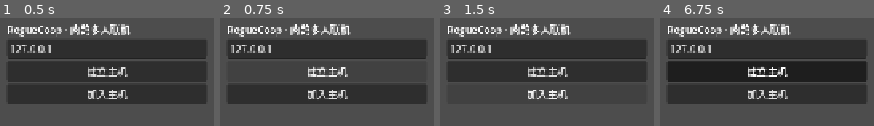
Above: before the commit, frames 1-4 (left to right).
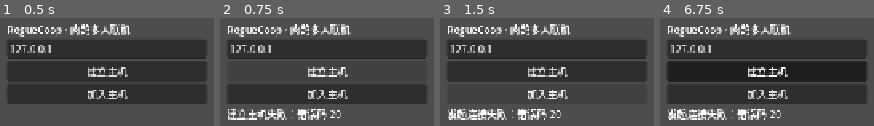
Above: after the commit, the same moments.

Repository: kiony6/roguecoop-trae
Game: Godot game, scene res://scenes/main.tscn
Two runs of this game, one before a commit and one after it. Both use one fixed random seed, a clock stepped at 60 frames per second and the inputs below.
Inputs (mouse positions are in pixels of both pictures, inside the frame that each line leads up to):
- Up to frame 1 (0.5 s): no input
- Up to frame 2 (0.75 s): click "建立主机" at 0.5 s
- Up to frame 3 (1.5 s): click "加入主机" at 1.25 s
- Up to frame 4 (6.75 s): tap Enter at 2, 3.5, 5 s; move the mouse to (outside the picture) at 2.02 s; hold D (move_right) 2.03-2.78 s; hold K (dash) 2.03-2.78 s; click (outside the picture) at 2.17 s; tap Space at 2.75, 4.25, 5.75 s; move the mouse to (outside the picture) at 2.77 s; hold S (move_down) 2.78-3.53 s; tap J (fire) at 2.85, 4.35, 5.85 s; move the mouse to (outside the picture) at 3.52 s; hold D (move_right) 3.53-4.28 s; hold K (dash) 3.53-4.28 s; move the mouse to (outside the picture) at 4.27 s; hold W (move_up) 4.28-5.03 s; click (outside the picture) at 4.42 s; move the mouse to (outside the picture) at 5.02 s; hold K (dash) 5.03-5.78 s; hold A (move_left) 5.03-6.53 s; move the mouse to (outside the picture) at 5.77 s; move the mouse to (807, 72) at 6.52 s; hold S (move_down) from 6.53 s (still down); hold K (dash) from 6.53 s (still down); click (807, 72) at 6.67 s

Frame 1 is identical in both runs. In frame 2, 2.9% of the frame differs, in the area x 3-57%, y 84-95%; in frame 3, 3.3%; in frame 4, 3.3%.
Error before the commit: Parse Error: Invalid argument for "encode_snapshot()" function: argument 2 should be "Dictionary" but is "Array". (res://autoload/net.gd:180)

Commit message:
feat(net): world_state 加队伍元数据；升级与结算走可靠 RPC

Diff:
--- a/autoload/net.gd
+++ b/autoload/net.gd
@@ -6,7 +6,10 @@
 signal player_joined(player_id: int)
 signal player_left(player_id: int)
 signal input_received(player_id: int)
-signal world_state(tick: int, players: Array, enemies: Array, loot: Array)
+signal world_state(tick: int, meta: Dictionary, players: Array, enemies: Array, loot: Array)
+signal upgrade_offer(choices: PackedInt32Array)
+signal player_upgrade(player_id: int, card_id: int)
+signal run_over(won: bool, stats: Dictionary)
 signal connected_ok(local_id: int)
 signal connection_failed
 signal disconnected
@@ -26,6 +29,7 @@
 var _send_accum := 0.0
 var _snap_accum := 0.0
 var _known_peers: Array = []
+var _run_over_sent := false
 
 
 func _ready() -> void:
@@ -59,6 +63,7 @@
 	multiplayer.multiplayer_peer = peer
 	_host.reset()
 	_known_peers.clear()
+	_run_over_sent = false
 	mode = Mode.HOST
 	local_id = 1
 	_send_accum = 0.0
@@ -91,6 +96,7 @@
 	multiplayer.multiplayer_peer = peer
 	_client.reset()
 	_known_peers.clear()
+	_run_over_sent = false
 	mode = Mode.CLIENT
 	local_id = 0
 	_send_accum = 0.0
@@ -123,6 +129,14 @@
 		_client.pending_buttons = buttons
 
 
+func send_upgrade_pick(card_id: int) -> void:
+	if mode == Mode.CLIENT:
+		_rpc_upgrade_pick.rpc_id(1, card_id)
+	elif mode == Mode.HOST:
+		if _host.apply_choice(1, card_id):
+			player_upgrade.emit(1, card_id)
+
+
 func _read_local_move() -> Vector2:
 	return Input.get_vector("move_left", "move_right", "move_up", "move_down")
 
@@ -144,11 +158,19 @@
 		# 主机本地玩家的输入在这里采样：不依赖场景树中是否恰好存在玩家节点
 		_host.local_move = _read_local_move()
 		_host.local_buttons = _read_buttons()
-		_host.physics_step(delta)
+		if not _host.run_over:
+			_host.physics_step(delta)
 		# 本机渲染每物理帧刷新（60Hz），直连完整权威状态
 		world_state.emit(
-			_host.tick, _host.player_states(), _host.enemy_states(), _host.loot_states()
+			_host.tick,
+			_host.meta(),
+			_host.player_states(),
+			_host.enemy_states(),
+			_host.loot_states()
 		)
+		if not _host.run_over:
+			_offer_to_players()
+			_check_run_over()
 		_snap_accum += delta
 		if _snap_accum >= 1.0 / float(Protocol.SNAPSHOT_RATE):
 			_snap_accum = 0.0
@@ -165,7 +187,34 @@
 			)
 
 
+func _offer_to_players() -> void:
+	for peer in _host.peer_ids():
+		var choices := _host.pending_offer(peer)
+		if choices.is_empty():
+			continue
+		var packed := PackedInt32Array(choices)
+		if peer == 1:
+			upgrade_offer.emit(packed)
+		else:
+			_rpc_upgrade_offer.rpc_id(peer, packed)
+
+
+func _check_run_over() -> void:
+	if _host.run_over and not _run_over_sent:
+		_run_over_sent = true
+		var stats := _host.stats()
+		run_over.emit(_host.won, stats)
+		_rpc_run_over.rpc(
+			_host.won,
+			int(stats["kills"]),
+			int(stats["level"]),
+			int(stats["boss_kills"]),
+			float(stats["seconds"])
+		)
+
+
 func _send_snapshots() -> void:
+	var meta := _host.meta()
 	var players := _host.player_states()
 	var enemies := _host.enemy_states()
 	var loot := _host.loot_states()
@@ -177,7 +226,7 @@
 		var center: Vector2 = _host.players[peer]["pos"]
 		var culled_enemies := AoI.cull(center, AoI.AOI_RADIUS, enemies)
 		var culled_loot := AoI.cull(center, AoI.AOI_RADIUS, loot)
-		var payload := Protocol.encode_snapshot(_host.tick, players, culled_enemies, culled_loot)
+		var payload := Protocol.encode_snapshot(_host.tick, meta, players, culled_enemies, culled_loot)
 		_rpc_snapshot.rpc_id(peer, _host.tick, payload)
 	_host.snapshot_count += 1
 
@@ -226,6 +275,7 @@
 
 # ---------------- RPC ----------------
 
+
 @rpc("any_peer", "call_remote", "unreliable_ordered", 1)
 func _rpc_input(_tick_in: int, payload: PackedByteArray) -> void:
 	if mode != Mode.HOST:
@@ -246,8 +296,9 @@
 		return
 	var snap := Protocol.decode_snapshot(payload)
 	_client.last_snapshot_tick = snap["tick"]
+	_client.last_meta = snap["meta"]
 	_client.last_players = snap["players"]
-	world_state.emit(snap["tick"], snap["players"], snap["enemies"], snap["loot"])
+	world_state.emit(snap["tick"], snap["meta"], snap["players"], snap["enemies"], snap["loot"])
 
 
 @rpc("authority", "call_remote", "reliable", 0)
@@ -265,3 +316,30 @@
 		if not ids.has(id):
 			_known_peers.erase(id)
 			player_left.emit(id)
+
+
+@rpc("authority", "call_remote", "reliable", 0)
+func _rpc_upgrade_offer(choices: PackedInt32Array) -> void:
+	if mode != Mode.CLIENT:
+		return
+	upgrade_offer.emit(choices)
+
+
+@rpc("any_peer", "call_remote", "reliable", 0)
+func _rpc_upgrade_pick(card_id: int) -> void:
+	if mode != Mode.HOST:
+		return
+	var sender := multiplayer.get_remote_sender_id()
+	if sender == 0 or sender == 1:
+		return
+	if _host.apply_choice(sender, card_id):
+		player_upgrade.emit(sender, card_id)
+
+
+@rpc("authority", "call_remote", "reliable", 0)
+func _rpc_run_over(won: bool, kills: int, level: int, boss_kills: int, seconds: float) -> void:
+	if mode != Mode.CLIENT:
+		return
+	run_over.emit(
+		won, {"kills": kills, "level": level, "boss_kills": boss_kills, "seconds": seconds}
+	)
--- a/net/net_client.gd
+++ b/net/net_client.gd
@@ -3,6 +3,7 @@
 
 var tick := 0
 var last_snapshot_tick := 0
+var last_meta: Dictionary = {}
 var last_players: Array = []
 var pending_move := Vector2.ZERO
 var pending_buttons := 0
@@ -11,6 +12,7 @@
 func reset() -> void:
 	tick = 0
 	last_snapshot_tick = 0
+	last_meta = {}
 	last_players = []
 	pending_move = Vector2.ZERO
 	pending_buttons = 0
